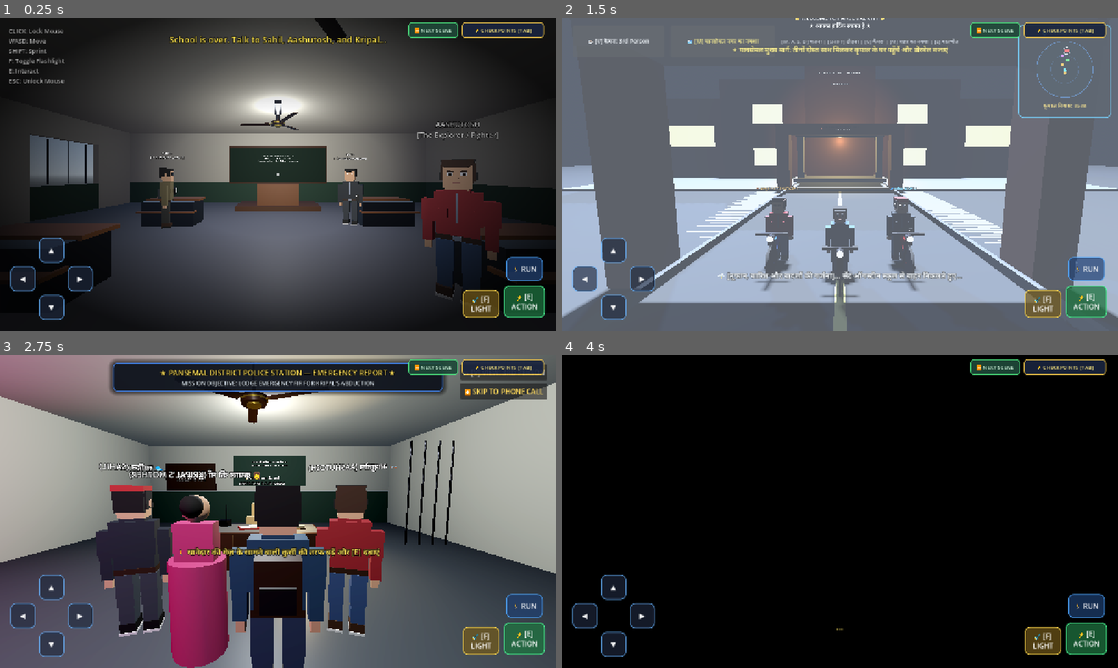
Above: before the commit, frames 1-4 (two rows, left to right).
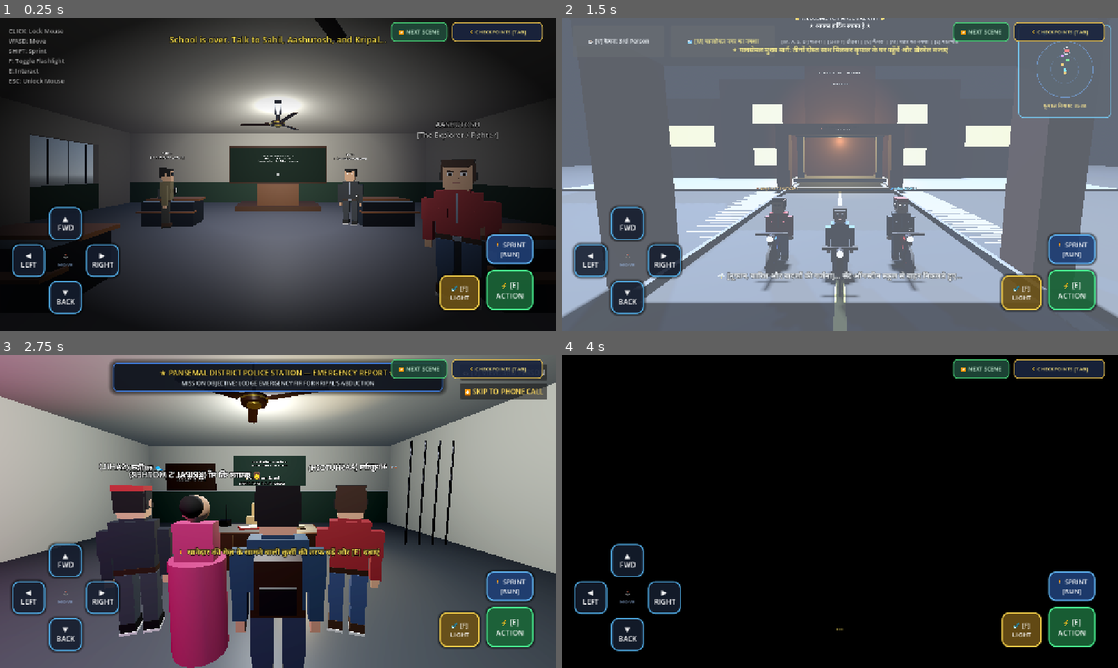
Above: after the commit, the same moments.

Repository: Sahil13092008/HorrorMission
Game: Godot game, scene res://scenes/classroom.tscn
Two runs of this game, one before a commit and one after it. Both use one fixed random seed, a clock stepped at 60 frames per second and the inputs below. Sound files missing from this copy of the repository are replaced by a short silence.
Inputs:
- Up to frame 1 (0.25 s): no input
- Up to frame 2 (1.5 s): click "⏩ NEXT SCENE" at 0.5 s; click "⏩ NEXT SCENE" at 1.25 s
- Up to frame 3 (2.75 s): click "⏩ NEXT SCENE" at 2 s
- Up to frame 4 (4 s): click "⏩ NEXT SCENE" at 2.75 s; click "⏩ NEXT SCENE" at 3.5 s

The runs differ from the first frame. In frame 1, 6.7% of the frame differs, in the area x 1-98%, y 1-97%; in frame 2, 7.9%; in frame 3, 7.1%; in frame 4, 7.2%.

Commit message:
Fix mobile horizontal orientation (landscape fullscreen) and medium sized touch buttons

Diff:
--- a/project.godot
+++ b/project.godot
@@ -26,9 +26,10 @@
 
 window/size/viewport_width=1280
 window/size/viewport_height=720
+window/size/mode=4
 window/stretch/mode="canvas_items"
 window/stretch/aspect="expand"
-window/handheld/orientation=5
+window/handheld/orientation=0
 
 [input_devices]
 
--- a/scripts/checkpoint_manager.gd
+++ b/scripts/checkpoint_manager.gd
@@ -75,6 +75,11 @@
 	layer = 125 # Topmost UI layer
 	process_mode = Node.PROCESS_MODE_ALWAYS
 
+	# Force landscape orientation and fullscreen on mobile devices
+	if OS.has_feature("mobile") or OS.has_feature("android") or DisplayServer.is_touchscreen_available():
+		DisplayServer.screen_set_orientation(DisplayServer.SCREEN_LANDSCAPE)
+		DisplayServer.window_set_mode(DisplayServer.WINDOW_MODE_FULLSCREEN)
+
 	# Register standard gameplay actions
 	for action in ["move_forward", "move_backward", "move_left", "move_right", "interact", "flashlight", "sprint"]:
 		if not InputMap.has_action(action):
@@ -121,18 +126,18 @@
 	hud_container.anchors_preset = Control.PRESET_TOP_RIGHT
 	hud_container.anchor_left = 1.0
 	hud_container.anchor_right = 1.0
-	hud_container.offset_left = -340
+	hud_container.offset_left = -380
 	hud_container.offset_top = 10
 	hud_container.offset_right = -10
-	hud_container.offset_bottom = 46
-	hud_container.add_theme_constant_override("separation", 8)
+	hud_container.offset_bottom = 54
+	hud_container.add_theme_constant_override("separation", 10)
 	hud_root.add_child(hud_container)
 
 	# 1. Quick Next Scene button
 	quick_next_btn = Button.new()
 	quick_next_btn.text = "⏩ NEXT SCENE"
 	quick_next_btn.tooltip_text = "सीधे अगले सीन पर स्किप करें (Fast Skip to Next Chapter)"
-	quick_next_btn.custom_minimum_size = Vector2(115, 36)
+	quick_next_btn.custom_minimum_size = Vector2(130, 42)
 	quick_next_btn.focus_mode = Control.FOCUS_NONE
 	quick_next_btn.mouse_default_cursor_shape = Control.CURSOR_POINTING_HAND
 
@@ -143,10 +148,10 @@
 	q_style.border_width_right = 2
 	q_style.border_width_bottom = 2
 	q_style.border_color = Color(0.3, 0.9, 0.5, 0.9)
-	q_style.corner_radius_top_left = 8
-	q_style.corner_radius_top_right = 8
-	q_style.corner_radius_bottom_right = 8
-	q_style.corner_radius_bottom_left = 8
+	q_style.corner_radius_top_left = 10
+	q_style.corner_radius_top_right = 10
+	q_style.corner_radius_bottom_right = 10
+	q_style.corner_radius_bottom_left = 10
 	quick_next_btn.add_theme_stylebox_override("normal", q_style)
 
 	var q_hover = q_style.duplicate()
@@ -154,7 +159,7 @@
 	q_hover.border_color = Color(0.5, 1.0, 0.7, 1.0)
 	quick_next_btn.add_theme_stylebox_override("hover", q_hover)
 	quick_next_btn.add_theme_color_override("font_color", Color(0.85, 1.0, 0.9))
-	quick_next_btn.add_theme_font_size_override("font_size", 12)
+	quick_next_btn.add_theme_font_size_override("font_size", 13)
 	quick_next_btn.pressed.connect(jump_to_next_scene)
 	hud_container.add_child(quick_next_btn)
 
@@ -162,7 +167,7 @@
 	toggle_btn = Button.new()
 	toggle_btn.text = "⚡ CHECKPOINTS [TAB]"
 	toggle_btn.tooltip_text = "सारे चैप्टर्स की लिस्ट खोलें (Open All Story Checkpoints)"
-	toggle_btn.custom_minimum_size = Vector2(190, 36)
+	toggle_btn.custom_minimum_size = Vector2(210, 42)
 	toggle_btn.focus_mode = Control.FOCUS_NONE
 	toggle_btn.mouse_default_cursor_shape = Control.CURSOR_POINTING_HAND
 
@@ -173,10 +178,10 @@
 	t_style.border_width_right = 2
 	t_style.border_width_bottom = 2
 	t_style.border_color = Color(1.0, 0.82, 0.3, 0.9)
-	t_style.corner_radius_top_left = 8
-	t_style.corner_radius_top_right = 8
-	t_style.corner_radius_bottom_right = 8
-	t_style.corner_radius_bottom_left = 8
+	t_style.corner_radius_top_left = 10
+	t_style.corner_radius_top_right = 10
+	t_style.corner_radius_bottom_right = 10
+	t_style.corner_radius_bottom_left = 10
 	toggle_btn.add_theme_stylebox_override("normal", t_style)
 
 	var t_hover = t_style.duplicate()
@@ -497,69 +502,85 @@
 	if not is_mobile:
 		return
 
-	# Helper to create styled touch button
-	var make_btn = func(text: String, size: Vector2, pos: Vector2, color_bg: Color, color_border: Color) -> Button:
+	# Helper to create styled touch button with medium comfortable size
+	var make_btn = func(text: String, size: Vector2, pos: Vector2, color_bg: Color, color_border: Color, font_size: int = 18) -> Button:
 		var btn = Button.new()
 		btn.text = text
 		btn.custom_minimum_size = size
 		btn.size = size
 		btn.position = pos
 		btn.focus_mode = Control.FOCUS_NONE
+		btn.mouse_filter = Control.MOUSE_FILTER_STOP
 		var style = StyleBoxFlat.new()
 		style.bg_color = color_bg
-		style.border_width_left = 2
-		style.border_width_top = 2
-		style.border_width_right = 2
-		style.border_width_bottom = 2
+		style.border_width_left = 3
+		style.border_width_top = 3
+		style.border_width_right = 3
+		style.border_width_bottom = 3
 		style.border_color = color_border
-		style.corner_radius_top_left = 12
-		style.corner_radius_top_right = 12
-		style.corner_radius_bottom_right = 12
-		style.corner_radius_bottom_left = 12
+		style.corner_radius_top_left = 16
+		style.corner_radius_top_right = 16
+		style.corner_radius_bottom_right = 16
+		style.corner_radius_bottom_left = 16
+		style.shadow_size = 6
+		style.shadow_color = Color(0, 0, 0, 0.6)
 		btn.add_theme_stylebox_override("normal", style)
 		var pressed_style = style.duplicate()
-		pressed_style.bg_color = Color(color_bg.r * 1.5, color_bg.g * 1.5, color_bg.b * 1.5, 0.85)
+		pressed_style.bg_color = Color(color_bg.r * 1.8 + 0.1, color_bg.g * 1.8 + 0.1, color_bg.b * 1.8 + 0.1, 0.92)
+		pressed_style.border_color = Color(1, 1, 1, 0.95)
 		btn.add_theme_stylebox_override("pressed", pressed_style)
-		btn.add_theme_color_override("font_color", Color(1, 1, 1, 0.95))
-		btn.add_theme_font_size_override("font_size", 16)
+		btn.add_theme_color_override("font_color", Color(1, 1, 1, 0.98))
+		btn.add_theme_font_size_override("font_size", font_size)
 		return btn
 
-	# --- Bottom-Left: Movement D-Pad ---
+	# --- Bottom-Left: Movement D-Pad (Medium 76x76 Buttons) ---
 	var dpad = Control.new()
 	dpad.name = "DPad"
 	dpad.anchors_preset = Control.PRESET_BOTTOM_LEFT
 	dpad.anchor_top = 1.0
 	dpad.anchor_bottom = 1.0
-	dpad.offset_left = 24
-	dpad.offset_top = -215
-	dpad.offset_right = 215
-	dpad.offset_bottom = -24
+	dpad.offset_left = 28
+	dpad.offset_top = -285
+	dpad.offset_right = 285
+	dpad.offset_bottom = -28
 	mobile_controls_root.add_child(dpad)
 
-	var bg_col = Color(0.12, 0.16, 0.24, 0.65)
-	var border_col = Color(0.4, 0.7, 1.0, 0.75)
-
-	var btn_up = make_btn.call("▲", Vector2(58, 58), Vector2(66, 0), bg_col, border_col)
+	var bg_col = Color(0.10, 0.14, 0.22, 0.72)
+	var border_col = Color(0.35, 0.75, 1.0, 0.85)
+
+	# Medium-sized 76x76 directional buttons with clear spacing
+	var btn_up = make_btn.call("▲\nFWD", Vector2(76, 76), Vector2(85, 0), bg_col, border_col, 16)
 	btn_up.button_down.connect(func(): Input.action_press("move_forward"))
 	btn_up.button_up.connect(func(): Input.action_release("move_forward"))
 	dpad.add_child(btn_up)
 
-	var btn_down = make_btn.call("▼", Vector2(58, 58), Vector2(66, 132), bg_col, border_col)
+	var btn_down = make_btn.call("▼\nBACK", Vector2(76, 76), Vector2(85, 170), bg_col, border_col, 16)
 	btn_down.button_down.connect(func(): Input.action_press("move_backward"))
 	btn_down.button_up.connect(func(): Input.action_release("move_backward"))
 	dpad.add_child(btn_down)
 
-	var btn_left = make_btn.call("◀", Vector2(58, 58), Vector2(0, 66), bg_col, border_col)
+	var btn_left = make_btn.call("◀\nLEFT", Vector2(76, 76), Vector2(0, 85), bg_col, border_col, 16)
 	btn_left.button_down.connect(func(): Input.action_press("move_left"))
 	btn_left.button_up.connect(func(): Input.action_release("move_left"))
 	dpad.add_child(btn_left)
 
-	var btn_right = make_btn.call("▶", Vector2(58, 58), Vector2(132, 66), bg_col, border_col)
+	var btn_right = make_btn.call("▶\nRIGHT", Vector2(76, 76), Vector2(170, 85), bg_col, border_col, 16)
 	btn_right.button_down.connect(func(): Input.action_press("move_right"))
 	btn_right.button_up.connect(func(): Input.action_release("move_right"))
 	dpad.add_child(btn_right)
 
-	# --- Bottom-Right: Action & Flashlight Buttons ---
+	# D-Pad Center Badge
+	var center_lbl = Label.new()
+	center_lbl.text = "🕹️\nMOVE"
+	center_lbl.horizontal_alignment = HORIZONTAL_ALIGNMENT_CENTER
+	center_lbl.vertical_alignment = VERTICAL_ALIGNMENT_CENTER
+	center_lbl.position = Vector2(85, 85)
+	center_lbl.size = Vector2(76, 76)
+	center_lbl.add_theme_font_size_override("font_size", 12)
+	center_lbl.add_theme_color_override("font_color", Color(0.65, 0.8, 1.0, 0.7))
+	dpad.add_child(center_lbl)
+
+	# --- Bottom-Right: Action, Flashlight & Sprint Buttons ---
 	var actions = Control.new()
 	actions.name = "Actions"
 	actions.anchors_preset = Control.PRESET_BOTTOM_RIGHT
@@ -567,14 +588,14 @@
 	actions.anchor_right = 1.0
 	actions.anchor_top = 1.0
 	actions.anchor_bottom = 1.0
-	actions.offset_left = -230
-	actions.offset_top = -180
-	actions.offset_right = -20
-	actions.offset_bottom = -20
+	actions.offset_left = -330
+	actions.offset_top = -260
+	actions.offset_right = -24
+	actions.offset_bottom = -24
 	mobile_controls_root.add_child(actions)
 
-	# [E] Interact Action Button
-	var btn_action = make_btn.call("⚡ [E]\nACTION", Vector2(95, 75), Vector2(110, 75), Color(0.12, 0.45, 0.25, 0.75), Color(0.3, 1.0, 0.6, 0.9))
+	# [E] Interact Action Button (Medium 108x92)
+	var btn_action = make_btn.call("⚡ [E]\nACTION", Vector2(108, 92), Vector2(170, 120), Color(0.12, 0.45, 0.25, 0.8), Color(0.3, 1.0, 0.6, 0.95), 17)
 	btn_action.button_down.connect(func():
 		Input.action_press("interact")
 		var ev = InputEventKey.new()
@@ -591,8 +612,8 @@
 	)
 	actions.add_child(btn_action)
 
-	# [F] Flashlight Button
-	var btn_light = make_btn.call("🔦 [F]\nLIGHT", Vector2(85, 65), Vector2(15, 85), Color(0.45, 0.35, 0.1, 0.7), Color(1.0, 0.85, 0.3, 0.9))
+	# [F] Flashlight Button (Medium 92x80)
+	var btn_light = make_btn.call("🔦 [F]\nLIGHT", Vector2(92, 80), Vector2(62, 132), Color(0.48, 0.36, 0.1, 0.8), Color(1.0, 0.85, 0.3, 0.95), 15)
 	btn_light.button_down.connect(func():
 		Input.action_press("flashlight")
 		var ev = InputEventKey.new()
@@ -609,8 +630,8 @@
 	)
 	actions.add_child(btn_light)
 
-	# [RUN] Sprint Button
-	var btn_sprint = make_btn.call("🏃 RUN", Vector2(85, 55), Vector2(115, 10), Color(0.12, 0.25, 0.45, 0.7), Color(0.3, 0.65, 1.0, 0.85))
+	# [RUN] Sprint Button (Medium 108x68)
+	var btn_sprint = make_btn.call("🏃 SPRINT\n[RUN]", Vector2(108, 68), Vector2(170, 38), Color(0.14, 0.28, 0.52, 0.8), Color(0.4, 0.75, 1.0, 0.95), 15)
 	btn_sprint.button_down.connect(func(): Input.action_press("sprint"))
 	btn_sprint.button_up.connect(func(): Input.action_release("sprint"))
 	actions.add_child(btn_sprint)
Not shown, changed: export_presets.cfg
